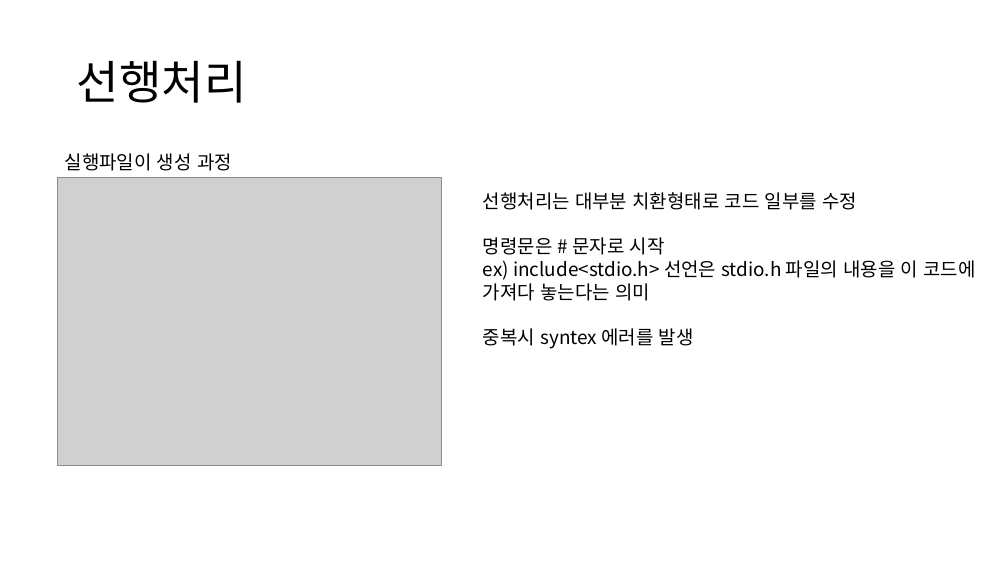
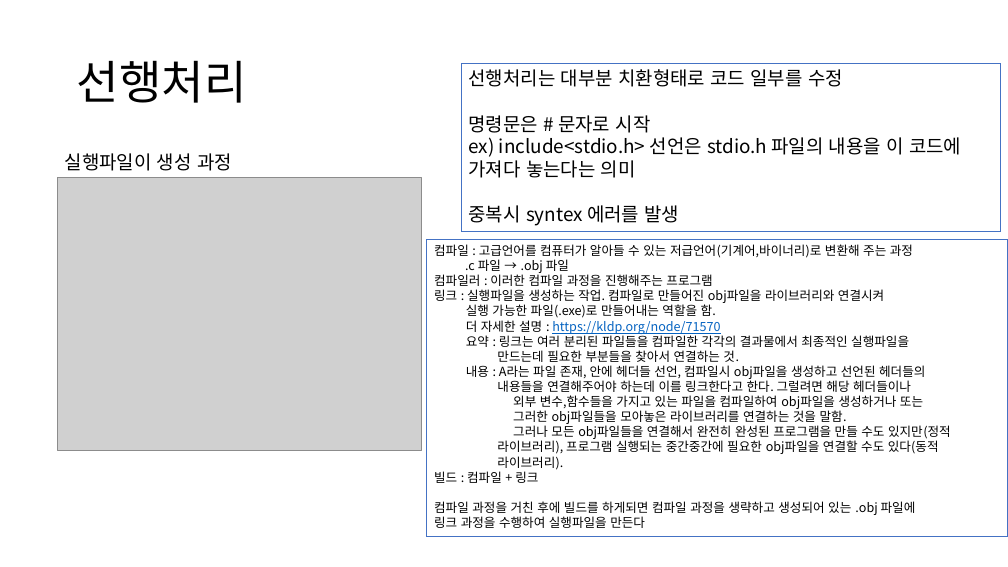
Before and after one commit to sejjun/darkent-with-C, a slide deck: slide 2 of darknet_withC.pptx. Drawn at 1008x567 pixels with LibreOffice and Linux fonts; fonts in the diff are those of the drawing; grey boxes stand for pictures. Boxes give left, top, right and bottom in pixels: in the first picture for what was removed or moved away, otherwise in the second. Text is boxed around its words. In the diff, an @@ line names an element or a change of style, - is before the commit and + after.

Commit message:
컴파일, 링크, 빌드 추가

```diff
--- a/darknet_withC.pptx
+++ b/darknet_withC.pptx
@@ rectangle "선행처리는 대부분 치환형태로 코드 일부를 ...": place and size @@
-rectangle "선행처리는 대부분 치환형태로 코드 일부를 ..." at [483,192,975,349]
+rectangle "선행처리는 대부분 치환형태로 코드 일부를 ..." at [461,64,1000,231]
@@ rectangle "선행처리는 대부분 치환형태로 코드 일부를 ..." at [461,64,1000,231]: outline none to #4472C4 0.75 pt @@
@@ picture: place and size @@
-picture at [57,178,442,466]
+picture at [57,178,422,451]
@@ rectangle added at [426,239,1008,537], outline #4472C4 0.75 pt, 12 pt, text #000000 @@
+컴파일 : 고급언어를 컴퓨터가 알아들 수 있는 저급언어(기계어,바이너리)로 변환해 주는 과정
+.c 파일 → .obj 파일
+컴파일러 : 이러한 컴파일 과정을 진행해주는 프로그램
+링크 : 실행파일을 생성하는 작업. 컴파일로 만들어진 obj파일을 라이브러리와 연결시켜
+실행 가능한 파일(.exe)로 만들어내는 역할을 함.
+더 자세한 설명 : https://kldp.org/node/71570
+요약 : 링크는 여러 분리된 파일들을 컴파일한 각각의 결과물에서 최종적인 실행파일을
+만드는데 필요한 부분들을 찾아서 연결하는 것.
+내용 : A라는 파일 존재, 안에 헤더들 선언, 컴파일시 obj파일을 생성하고 선언된 헤더들의
+내용들을 연결해주어야 하는데 이를 링크한다고 한다. 그럴려면 해당 헤더들이나
+외부 변수,함수들을 가지고 있는 파일을 컴파일하여 obj파일을 생성하거나 또는
+그러한 obj파일들을 모아놓은 라이브러리를 연결하는 것을 말함.
+그러나 모든 obj파일들을 연결해서 완전히 완성된 프로그램을 만들 수도 있지만(정적
+라이브러리), 프로그램 실행되는 중간중간에 필요한 obj파일을 연결할 수도 있다(동적
+라이브러리).
+빌드 : 컴파일 + 링크
+컴파일 과정을 거친 후에 빌드를 하게되면 컴파일 과정을 생략하고 생성되어 있는 .obj 파일에
+링크 과정을 수행하여 실행파일을 만든다
```
